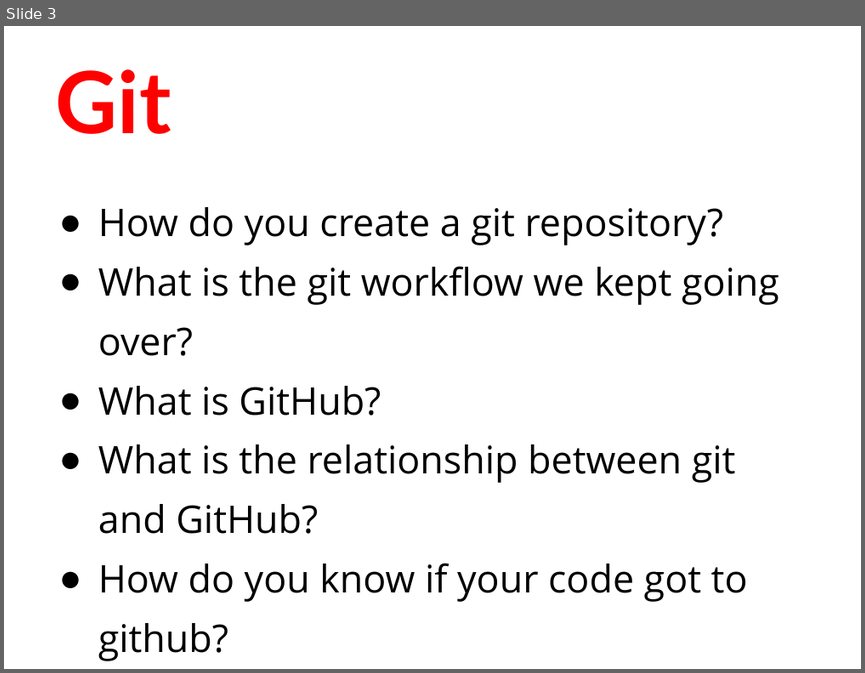
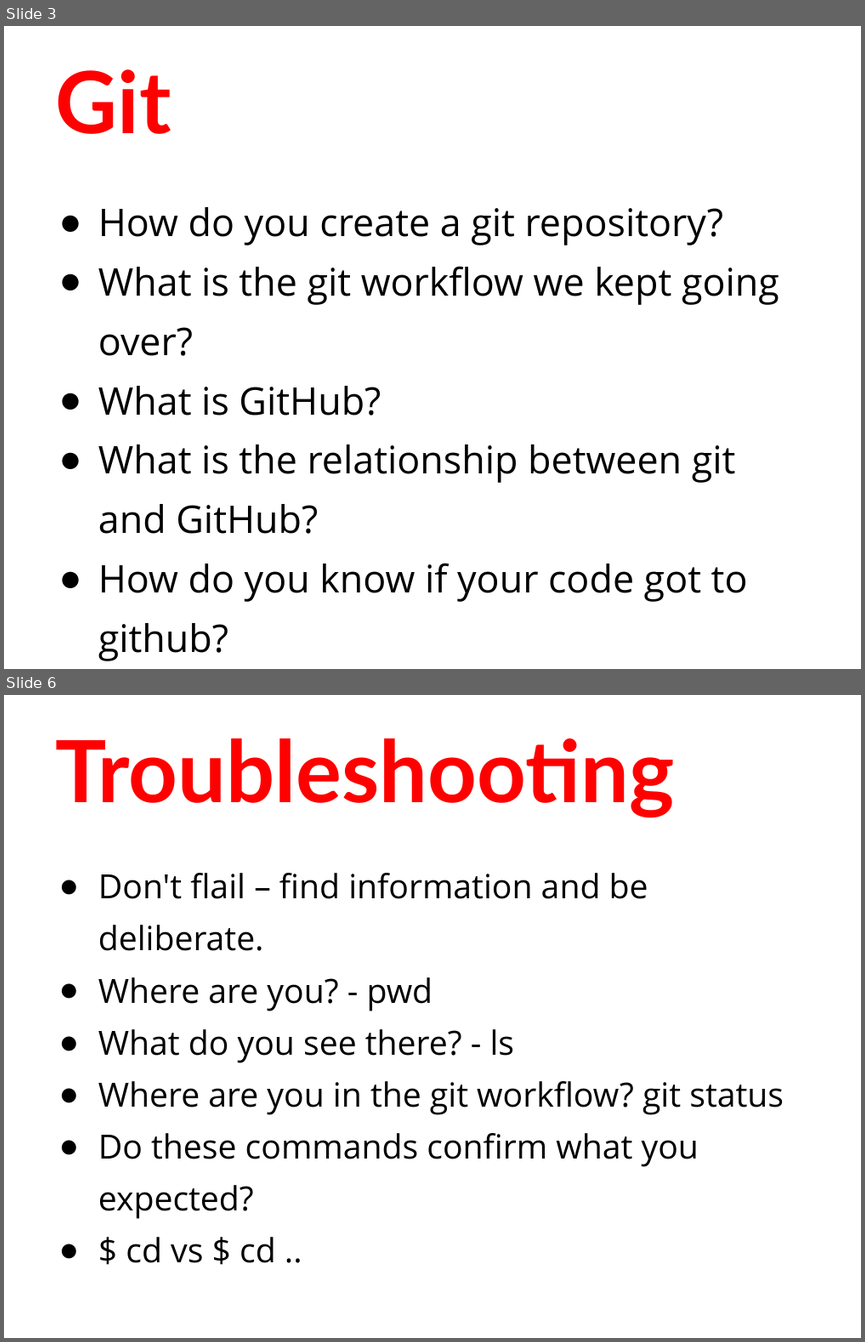
Before and after one commit to humanitiesprogramming/slides, a slide deck: 2019/python/day1-review.pptx. Shown one above the other, each under a label of ours: slide 3 before the commit, slides 3 and 6 after it; the slides between them are not shown. The pictures are 865x673 and 865x1342 pixels, drawn with LibreOffice and Linux fonts; fonts in the diff are those of the drawing. Boxes give left, top, right and bottom in pixels: in the first picture for what was removed or moved away, otherwise in the second. Text is boxed around its words. In the diff, an @@ line names an element or a change of style, - is before the commit and + after.

```diff
--- a/2019/python/day1-review.pptx
+++ b/2019/python/day1-review.pptx
@@ slide 6 added at [4,695,861,1338], background #FFFFFF @@
@@ title added at [55,738,674,817], 72 pt, text #FF0000, bold @@
+Troubleshooting
@@ text added at [98,873,783,1263], 28 pt, text #000000 @@
+● Don't flail – find information and be deliberate.
+● Where are you? - pwd
+● What do you see there? - ls
+● Where are you in the git workflow? git status
+● Do these commands confirm what you expected?
+● $ cd vs $ cd ..
```
Also in this commit, not shown: 3 other slides added, 3 slides removed.
